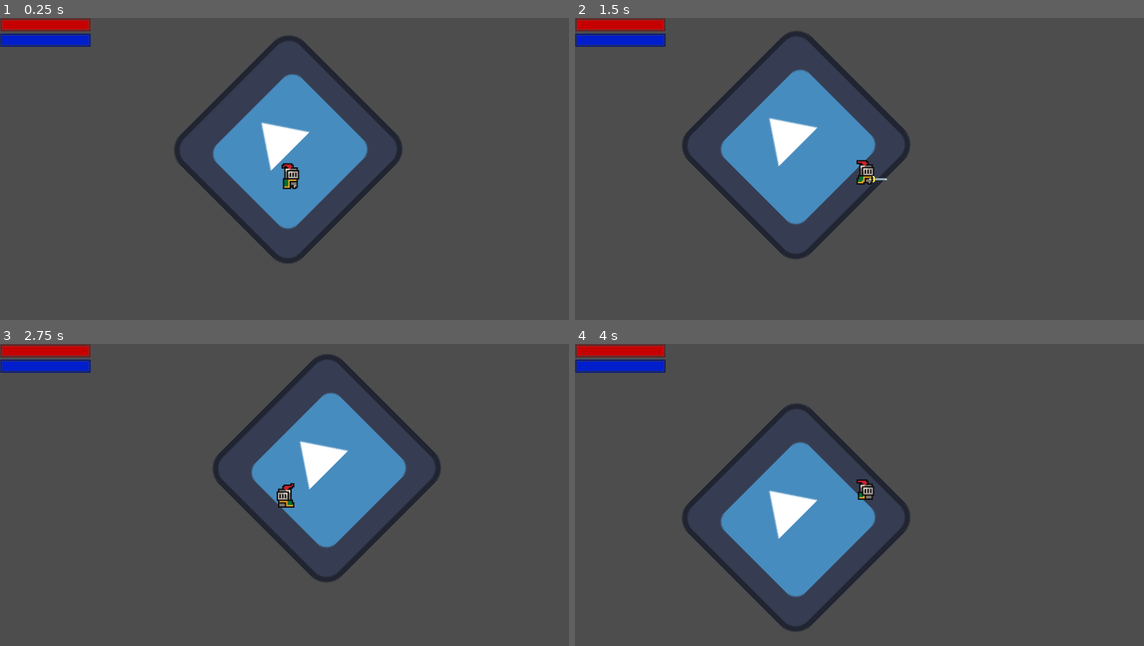
Above: before the commit, frames 1-4 (two rows, left to right).
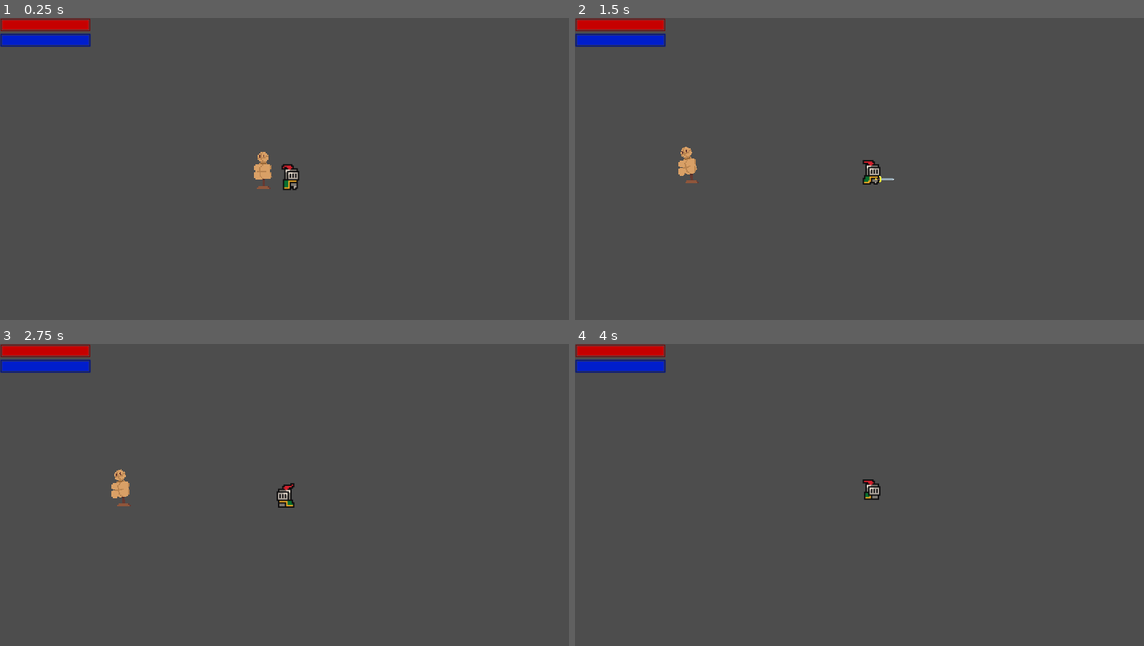
Above: after the commit, the same moments.

Repository: ToastedTeam/CaveGame
Game: Godot game, scene res://scenes/main.tscn
Same seed, same stepped clock (60 frames per second), same inputs: the game is played once before the commit and once after it. The engine's default icon, where the game draws it, is replaced by a stand-in: a white triangle on a blue panel in a dark square.
Inputs:
- Up to frame 1 (0.25 s): no input
- Up to frame 2 (1.5 s): tap Enter (ui_accept) at 0.5 s; hold Right (player_move_right) from 0.53 s (still down); tap A (player_attack) at 0.6, 1.35 s; tap Up (player_jump) at 0.77 s
- Up to frame 3 (2.75 s): tap Up (player_jump) at 1.52 s; release Right (player_move_right) at 2.03 s; hold Left (player_move_left) from 2.03 s (still down); tap A (player_attack) at 2.1 s
- Up to frame 4 (4 s): release Left (player_move_left) at 2.78 s; hold Right (player_move_right) from 2.78 s (still down); tap A (player_attack) at 2.85, 3.6 s; tap Up (player_jump) at 3.02, 3.77 s

The runs differ from the first frame. In frame 1, 10% of the frame differs, in the area x 30-71%, y 5-82%; in frame 2, 11%, in the area x 18-59%, y 4-80%; in frame 3, 10%; in frame 4, 10%.

Commit message:
Add a target dummy

Diff:
--- a/project.godot
+++ b/project.godot
@@ -25,6 +25,10 @@
 [dotnet]
 
 project/assembly_name="CaveGame"
+
+[editor_plugins]
+
+enabled=PackedStringArray("res://addons/directional_hinge/plugin.cfg", "res://addons/torque_joint/plugin.cfg")
 
 [input]
 
--- a/scenes/main.tscn
+++ b/scenes/main.tscn
@@ -6,7 +6,7 @@
 [ext_resource type="PackedScene" uid="uid://8j1kl15f7ryq" path="res://scenes/player.tscn" id="2_5r4ce"]
 [ext_resource type="Script" path="res://scripts/camera.gd" id="4_jst04"]
 [ext_resource type="PackedScene" uid="uid://jxyevycakmnv" path="res://scenes/interface.tscn" id="6_gt51k"]
-[ext_resource type="Script" path="res://scripts/Entity.gd" id="7_5g33o"]
+[ext_resource type="PackedScene" uid="uid://dywdkewy1ti6p" path="res://scenes/targetDummy.tscn" id="7_jwb4o"]
 
 [sub_resource type="ShaderMaterial" id="ShaderMaterial_qtmoe"]
 shader = ExtResource("1_hijlh")
@@ -15,12 +15,10 @@
 
 [sub_resource type="WorldBoundaryShape2D" id="WorldBoundaryShape2D_qsprx"]
 
-[sub_resource type="RectangleShape2D" id="RectangleShape2D_yhpg8"]
-size = Vector2(61.425, 61.125)
-
 [node name="Main" type="Node2D"]
 
 [node name="Icon" type="Sprite2D" parent="."]
+visible = false
 texture_filter = 2
 material = ExtResource("1_gcndh")
 position = Vector2(-2, -6)
@@ -29,6 +27,7 @@
 texture = ExtResource("1_lhg5j")
 
 [node name="Player" parent="." node_paths=PackedStringArray("health_bar", "mana_bar") instance=ExtResource("2_5r4ce")]
+position = Vector2(-33, -1)
 health_bar = NodePath("../Interface/Interface2/VBoxContainer/HealthBar/HealthBar")
 mana_bar = NodePath("../Interface/Interface2/VBoxContainer/ManaBar/ManaBar")
 
@@ -50,14 +49,8 @@
 
 [node name="Interface" parent="." instance=ExtResource("6_gt51k")]
 
-[node name="damagetaker" type="Node2D" parent="."]
-script = ExtResource("7_5g33o")
-
-[node name="StaticBody2D" type="StaticBody2D" parent="damagetaker"]
-
-[node name="CollisionShape2D" type="CollisionShape2D" parent="damagetaker/StaticBody2D"]
-position = Vector2(85, -4)
-shape = SubResource("RectangleShape2D_yhpg8")
+[node name="TargetDummy" parent="." instance=ExtResource("7_jwb4o")]
+position = Vector2(-53, 21)
 
 [editable path="Interface"]
 [editable path="Interface/Interface2/VBoxContainer/HealthBar"]
--- a/scenes/player.tscn
+++ b/scenes/player.tscn
@@ -172,6 +172,55 @@
 
 [sub_resource type="CircleShape2D" id="CircleShape2D_4kdck"]
 radius = 5.0
+
+[sub_resource type="Animation" id="Animation_acfjo"]
+length = 0.001
+tracks/0/type = "bezier"
+tracks/0/imported = false
+tracks/0/enabled = true
+tracks/0/path = NodePath("FlipHandler/Sword:position:x")
+tracks/0/interp = 1
+tracks/0/loop_wrap = true
+tracks/0/keys = {
+"handle_modes": PackedInt32Array(0),
+"points": PackedFloat32Array(6, -0.05, 0, 0.05, 0),
+"times": PackedFloat32Array(0)
+}
+tracks/1/type = "bezier"
+tracks/1/imported = false
+tracks/1/enabled = true
+tracks/1/path = NodePath("FlipHandler/Sword:position:y")
+tracks/1/interp = 1
+tracks/1/loop_wrap = true
+tracks/1/keys = {
+"handle_modes": PackedInt32Array(0),
+"points": PackedFloat32Array(-4, -0.1, 0, 0.1, 0),
+"times": PackedFloat32Array(0)
+}
+tracks/2/type = "value"
+tracks/2/imported = false
+tracks/2/enabled = true
+tracks/2/path = NodePath("FlipHandler/Sword:visible")
+tracks/2/interp = 1
+tracks/2/loop_wrap = true
+tracks/2/keys = {
+"times": PackedFloat32Array(0),
+"transitions": PackedFloat32Array(1),
+"update": 1,
+"values": [false]
+}
+tracks/3/type = "value"
+tracks/3/imported = false
+tracks/3/enabled = true
+tracks/3/path = NodePath("FlipHandler/Sword/DamageBox:monitoring")
+tracks/3/interp = 1
+tracks/3/loop_wrap = true
+tracks/3/keys = {
+"times": PackedFloat32Array(0),
+"transitions": PackedFloat32Array(1),
+"update": 1,
+"values": [false]
+}
 
 [sub_resource type="Animation" id="Animation_6qcdh"]
 resource_name = "player_attack"
@@ -223,55 +272,6 @@
 "values": [true, false]
 }
 
-[sub_resource type="Animation" id="Animation_acfjo"]
-length = 0.001
-tracks/0/type = "bezier"
-tracks/0/imported = false
-tracks/0/enabled = true
-tracks/0/path = NodePath("FlipHandler/Sword:position:x")
-tracks/0/interp = 1
-tracks/0/loop_wrap = true
-tracks/0/keys = {
-"handle_modes": PackedInt32Array(0),
-"points": PackedFloat32Array(6, -0.05, 0, 0.05, 0),
-"times": PackedFloat32Array(0)
-}
-tracks/1/type = "bezier"
-tracks/1/imported = false
-tracks/1/enabled = true
-tracks/1/path = NodePath("FlipHandler/Sword:position:y")
-tracks/1/interp = 1
-tracks/1/loop_wrap = true
-tracks/1/keys = {
-"handle_modes": PackedInt32Array(0),
-"points": PackedFloat32Array(-4, -0.1, 0, 0.1, 0),
-"times": PackedFloat32Array(0)
-}
-tracks/2/type = "value"
-tracks/2/imported = false
-tracks/2/enabled = true
-tracks/2/path = NodePath("FlipHandler/Sword:visible")
-tracks/2/interp = 1
-tracks/2/loop_wrap = true
-tracks/2/keys = {
-"times": PackedFloat32Array(0),
-"transitions": PackedFloat32Array(1),
-"update": 1,
-"values": [false]
-}
-tracks/3/type = "value"
-tracks/3/imported = false
-tracks/3/enabled = true
-tracks/3/path = NodePath("FlipHandler/Sword/DamageBox:monitoring")
-tracks/3/interp = 1
-tracks/3/loop_wrap = true
-tracks/3/keys = {
-"times": PackedFloat32Array(0),
-"transitions": PackedFloat32Array(1),
-"update": 1,
-"values": [false]
-}
-
 [sub_resource type="AnimationLibrary" id="AnimationLibrary_sxqio"]
 _data = {
 "RESET": SubResource("Animation_acfjo"),
@@ -318,4 +318,7 @@
 [node name="Collision" type="CollisionShape2D" parent="FlipHandler/Sword/DamageBox"]
 shape = SubResource("RectangleShape2D_x2tqe")
 
+[node name="AttackCooldown" type="Timer" parent="FlipHandler/Sword"]
+one_shot = true
+
 [connection signal="body_entered" from="FlipHandler/Sword/DamageBox" to="." method="_on_entity_hit"]
--- /dev/null
+++ b/scenes/targetDummy.tscn
@@ -0,0 +1,203 @@
+[gd_scene load_steps=27 format=3 uid="uid://dywdkewy1ti6p"]
+
+[ext_resource type="Script" path="res://scripts/target_dummy.gd" id="1_0jncy"]
+[ext_resource type="Texture2D" uid="uid://bfrkld17xhc4t" path="res://assets/sprites/dummy/base.png" id="1_c6luu"]
+[ext_resource type="Script" path="res://scripts/RotationTarget.gd" id="1_dhaw3"]
+[ext_resource type="Texture2D" uid="uid://b342nma5semdt" path="res://assets/sprites/dummy/stick.png" id="2_6gp1u"]
+[ext_resource type="Texture2D" uid="uid://2jwvfmd28dqr" path="res://assets/sprites/dummy/base_normal.png" id="2_v1hfx"]
+[ext_resource type="Texture2D" uid="uid://dg42k73dn75tx" path="res://assets/sprites/dummy/body.png" id="3_6uwyd"]
+[ext_resource type="Texture2D" uid="uid://dog6ous3npwlb" path="res://assets/sprites/dummy/head.png" id="4_s1dpl"]
+[ext_resource type="Texture2D" uid="uid://dmaqylpgciwkt" path="res://assets/sprites/dummy/stick_normal.png" id="4_wcwt6"]
+[ext_resource type="Texture2D" uid="uid://dk4k7aqtebjqb" path="res://assets/sprites/dummy/arm_shoulder.png" id="5_nlh6x"]
+[ext_resource type="Texture2D" uid="uid://ni5raqmng605" path="res://assets/sprites/dummy/arm_forearm.png" id="6_0ffld"]
+[ext_resource type="Texture2D" uid="uid://vvb3groe37m8" path="res://assets/sprites/dummy/body_normal.png" id="6_vsrv5"]
+[ext_resource type="Texture2D" uid="uid://e3cxyu5ibf1j" path="res://assets/sprites/dummy/head_normal.png" id="8_7gjxm"]
+[ext_resource type="Texture2D" uid="uid://c2pqjpuh1yb3o" path="res://assets/sprites/dummy/arm_shoulder_normal.png" id="10_rhyks"]
+[ext_resource type="Texture2D" uid="uid://dich4hql0evl5" path="res://assets/sprites/dummy/arm_forearm_normal.png" id="12_bbrw3"]
+
+[sub_resource type="CanvasTexture" id="CanvasTexture_b1pmq"]
+diffuse_texture = ExtResource("1_c6luu")
+normal_texture = ExtResource("2_v1hfx")
+
+[sub_resource type="RectangleShape2D" id="RectangleShape2D_lxvet"]
+size = Vector2(10, 2)
+
+[sub_resource type="RectangleShape2D" id="RectangleShape2D_4ky3x"]
+size = Vector2(2, 12)
+
+[sub_resource type="CanvasTexture" id="CanvasTexture_e6yf1"]
+diffuse_texture = ExtResource("2_6gp1u")
+normal_texture = ExtResource("4_wcwt6")
+
+[sub_resource type="CanvasTexture" id="CanvasTexture_fqfm5"]
+diffuse_texture = ExtResource("3_6uwyd")
+normal_texture = ExtResource("6_vsrv5")
+
+[sub_resource type="CapsuleShape2D" id="CapsuleShape2D_dkp8l"]
+radius = 5.0
+height = 12.0
+
+[sub_resource type="CanvasTexture" id="CanvasTexture_woi10"]
+diffuse_texture = ExtResource("4_s1dpl")
+normal_texture = ExtResource("8_7gjxm")
+
+[sub_resource type="CircleShape2D" id="CircleShape2D_d355w"]
+radius = 4.0
+
+[sub_resource type="CanvasTexture" id="CanvasTexture_rq7l3"]
+diffuse_texture = ExtResource("5_nlh6x")
+normal_texture = ExtResource("10_rhyks")
+
+[sub_resource type="CapsuleShape2D" id="CapsuleShape2D_dx5d5"]
+radius = 2.5
+height = 5.0
+
+[sub_resource type="CanvasTexture" id="CanvasTexture_jrsr7"]
+diffuse_texture = ExtResource("6_0ffld")
+normal_texture = ExtResource("12_bbrw3")
+
+[sub_resource type="CapsuleShape2D" id="CapsuleShape2D_8xuwd"]
+radius = 2.5
+height = 6.0
+
+[node name="TargetDummy" type="Node2D"]
+script = ExtResource("1_0jncy")
+maxHealth = 1e+06
+
+[node name="base-stick" type="PinJoint2D" parent="."]
+node_a = NodePath("../base")
+node_b = NodePath("../stick")
+bias = 0.9
+motor_enabled = true
+script = ExtResource("1_dhaw3")
+enabled = true
+Proportional = 1.0
+
+[node name="stick-body" type="PinJoint2D" parent="."]
+position = Vector2(0, -6)
+node_a = NodePath("../stick")
+node_b = NodePath("../body")
+motor_enabled = true
+script = ExtResource("1_dhaw3")
+enabled = true
+debugPrint = true
+Proportional = 1.0
+Derivative = 0.04
+
+[node name="body-head" type="PinJoint2D" parent="."]
+position = Vector2(0, -18)
+node_a = NodePath("../body")
+node_b = NodePath("../head")
+script = ExtResource("1_dhaw3")
+enabled = true
+Proportional = 0.3
+
+[node name="body-shoulderF" type="PinJoint2D" parent="."]
+position = Vector2(3.5, -16)
+node_a = NodePath("../body")
+node_b = NodePath("../front_shoulder")
+
+[node name="body-shoulderR" type="PinJoint2D" parent="."]
+position = Vector2(-4.5, -16)
+node_a = NodePath("../body")
+node_b = NodePath("../rear_shoulder")
+
+[node name="shoulderF-forearmF" type="PinJoint2D" parent="."]
+position = Vector2(3.5, -12)
+node_a = NodePath("../front_shoulder")
+node_b = NodePath("../front_forearm")
+
+[node name="shoulderR-forearmR" type="PinJoint2D" parent="."]
+position = Vector2(-4.5, -12)
+node_a = NodePath("../rear_shoulder")
+node_b = NodePath("../rear_forearm")
+
+[node name="base" type="StaticBody2D" parent="."]
+
+[node name="dummy_base" type="Sprite2D" parent="base"]
+texture = SubResource("CanvasTexture_b1pmq")
+
+[node name="CollisionShape2D" type="CollisionShape2D" parent="base"]
+shape = SubResource("RectangleShape2D_lxvet")
+disabled = true
+
+[node name="stick" type="RigidBody2D" parent="."]
+position = Vector2(0, -6)
+
+[node name="CollisionShape2D" type="CollisionShape2D" parent="stick"]
+shape = SubResource("RectangleShape2D_4ky3x")
+
+[node name="dummy_stick" type="Sprite2D" parent="stick"]
+z_index = -1
+texture = SubResource("CanvasTexture_e6yf1")
+
+[node name="body" type="RigidBody2D" parent="."]
+position = Vector2(0, -6)
+
+[node name="dummy_body" type="Sprite2D" parent="body"]
+position = Vector2(0, -6)
+texture = SubResource("CanvasTexture_fqfm5")
+
+[node name="CollisionShape2D" type="CollisionShape2D" parent="body"]
+position = Vector2(0, -6)
+shape = SubResource("CapsuleShape2D_dkp8l")
+
+[node name="head" type="RigidBody2D" parent="."]
+position = Vector2(0, -22)
+mass = 0.1
+
+[node name="dummy_head" type="Sprite2D" parent="head"]
+texture = SubResource("CanvasTexture_woi10")
+
+[node name="CollisionShape2D" type="CollisionShape2D" parent="head"]
+shape = SubResource("CircleShape2D_d355w")
+
+[node name="front_shoulder" type="RigidBody2D" parent="."]
+position = Vector2(3.5, -14.5)
+collision_layer = 0
+collision_mask = 0
+mass = 0.1
+
+[node name="dummy_front_shoulder" type="Sprite2D" parent="front_shoulder"]
+texture = SubResource("CanvasTexture_rq7l3")
+
+[node name="CollisionShape2D" type="CollisionShape2D" parent="front_shoulder"]
+shape = SubResource("CapsuleShape2D_dx5d5")
+
+[node name="front_forearm" type="RigidBody2D" parent="."]
+position = Vector2(3.5, -9)
+collision_layer = 0
+collision_mask = 0
+mass = 0.1
+
+[node name="dummy_forearm" type="Sprite2D" parent="front_forearm"]
+texture = SubResource("CanvasTexture_jrsr7")
+
+[node name="CollisionShape2D2" type="CollisionShape2D" parent="front_forearm"]
+shape = SubResource("CapsuleShape2D_8xuwd")
+
+[node name="rear_shoulder" type="RigidBody2D" parent="."]
+z_index = -1
+position = Vector2(-4.5, -14.5)
+collision_layer = 0
+collision_mask = 0
+mass = 0.1
+
+[node name="dummy_front_shoulder" type="Sprite2D" parent="rear_shoulder"]
+texture = SubResource("CanvasTexture_rq7l3")
+
+[node name="CollisionShape2D" type="CollisionShape2D" parent="rear_shoulder"]
+shape = SubResource("CapsuleShape2D_dx5d5")
+
+[node name="rear_forearm" type="RigidBody2D" parent="."]
+z_index = -1
+position = Vector2(-4.5, -9)
+collision_layer = 0
+collision_mask = 0
+mass = 0.1
+
+[node name="dummy_forearm" type="Sprite2D" parent="rear_forearm"]
+texture = SubResource("CanvasTexture_jrsr7")
+
+[node name="CollisionShape2D2" type="CollisionShape2D" parent="rear_forearm"]
+shape = SubResource("CapsuleShape2D_8xuwd")
--- a/scripts/Entity.gd
+++ b/scripts/Entity.gd
@@ -7,7 +7,7 @@
 var health: float
 
 # OVERRIDE THIS IN CLASSES THAT INHERIT THIS CLASS FOR PROPER FUNCTIONALITY
-func Damage(damage: float):
+func Damage(damage: float, source: Node2D):
 	health -= damage;
 	Log.info(name + " took " + str(damage) + " damage, health left: " + str(health))
 	pass
--- /dev/null
+++ b/scripts/RotationTarget.gd
@@ -0,0 +1,50 @@
+@tool
+extends PinJoint2D
+
+#@export var targetAngle: float = 0;
+@export var currentAngleDifference: float = 0;
+@export var powerFactor: float = 1;
+@export var enabled: bool = false;
+@export var debugPrint: bool = false;
+
+@export_category("PD")
+@export var Proportional: float = 0;
+@export var Integral: float = 0;
+@export var Derivative: float = 0;
+var integralSum: float = 0;
+
+var a: PhysicsBody2D
+var b: PhysicsBody2D
+var lastAngleDifference: float = 0
+
+# Called when the node enters the scene tree for the first time.
+func _ready() -> void:
+	motor_enabled = enabled;
+	a = get_node(node_a)
+	b = get_node(node_b)
+	pass # Replace with function body.
+
+
+# Called every frame. 'delta' is the elapsed time since the previous frame.
+func _process(delta: float) -> void:
+	if Engine.is_editor_hint():
+		a = get_node(node_a)
+		b = get_node(node_b)
+
+	pass
+
+func _physics_process(delta: float) -> void:
+	# Me when rotation target needs PID controls, no clue if im using the right ones tho
+	currentAngleDifference = a.global_rotation_degrees - b.global_rotation_degrees
+	integralSum += currentAngleDifference;
+	var rateOfChange = ((currentAngleDifference - lastAngleDifference)) * Derivative
+	var P = currentAngleDifference * Proportional;
+	var I = integralSum * Integral;
+	var D = rateOfChange * Derivative;
+	var motorPower = P + I - D
+	motor_target_velocity = motorPower # * (-1 if currentAngleDifference < 0 else 1)
+	if debugPrint:
+		Log.info("P:" + str(P) + " I:" + str(I) + " D:" + str(D) + " Total:" + str(motor_target_velocity))
+
+	lastAngleDifference = currentAngleDifference
+	pass
--- a/scripts/player.gd
+++ b/scripts/player.gd
@@ -11,6 +11,7 @@
 @onready var player_sprite: AnimatedSprite2D = $AnimatedSprite2D
 @export var health_bar: TextureProgressBar
 @export var mana_bar: TextureProgressBar
+@export var attack_cooldown: float
 
 # Variables
 var current_hp: int = MAX_HP:
@@ -54,6 +55,8 @@
 		return damage
 	set(value):
 		damage = value
+
+var canAttack = true;
 
 # Setting current
 func _ready() -> void:
@@ -113,13 +116,17 @@
 		player_sprite.flip_h = false
 		$FlipHandler.scale.x = 1
 
-	if Input.is_action_just_pressed("player_attack"):
+	if Input.is_action_just_pressed("player_attack") and canAttack:
 		$FlipHandler/AnimationPlayer.play("player_attack")
+
 
 
 func _on_entity_hit(body: Node2D) -> void:
 	var body_parent = body.get_parent()
 	if body_parent is Entity:
 		Log.info("Hit entity, perform damage, don't forget invincibility frames, remove this later")
-		body_parent.Damage(damage)
+		body_parent.Damage(damage, self)
 	pass # Replace with function body.
+
+func _on_attack_cooldown_end() -> void:
+	canAttack = true
--- /dev/null
+++ b/scripts/target_dummy.gd
@@ -0,0 +1,12 @@
+extends Entity
+
+func Damage(damage: float, source: Node2D):
+	#Log.info("dummy got hit by " + source.name + " for " + str(damage) + " damage, health left: " + str(health))
+	var force = ($body.global_position - source.global_position) * damage * 3
+	$body.apply_impulse(force)
+	Log.info(force)
+	pass
+
+# Called every frame. 'delta' is the elapsed time since the previous frame.
+func _process(delta: float) -> void:
+	pass
Not shown, added: addons/directional_hinge/directional_hinge.gd
Not shown, added: addons/directional_hinge/hinge.gd
Not shown, added: addons/directional_hinge/plugin.cfg
Binary file added: assets/sprites/dummy/2d_lights_and_shadows_neutral_point_light.webp
Not shown, added: assets/sprites/dummy/2d_lights_and_shadows_neutral_point_light.webp.import
Binary file added: assets/sprites/dummy/arm_forearm.png
Not shown, added: assets/sprites/dummy/arm_forearm.png.import
Binary file added: assets/sprites/dummy/arm_forearm_normal.png
Not shown, added: assets/sprites/dummy/arm_forearm_normal.png.import
Binary file added: assets/sprites/dummy/arm_shoulder.png
Not shown, added: assets/sprites/dummy/arm_shoulder.png.import
Binary file added: assets/sprites/dummy/arm_shoulder_normal.png
(and 19 more such lines)
